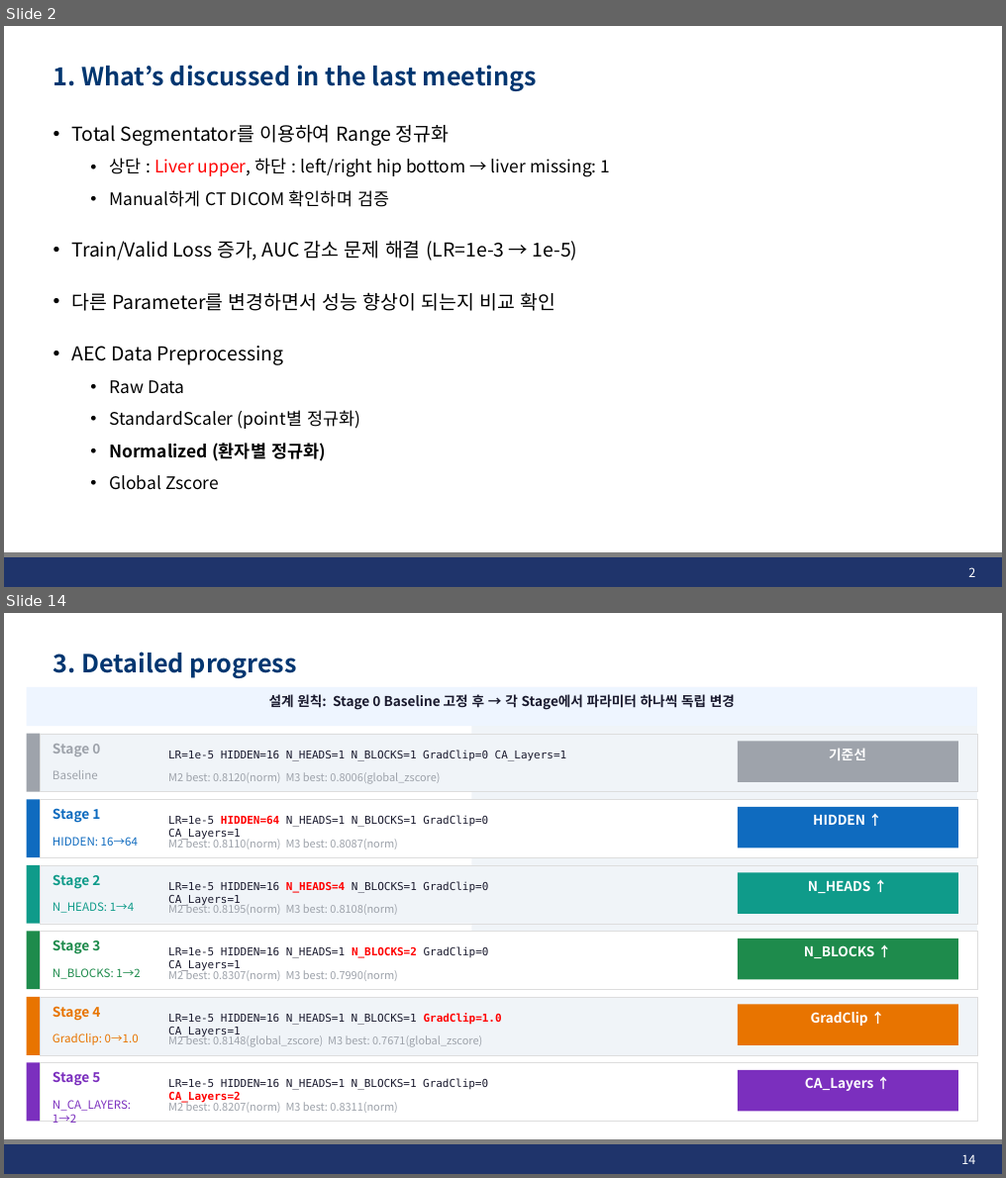
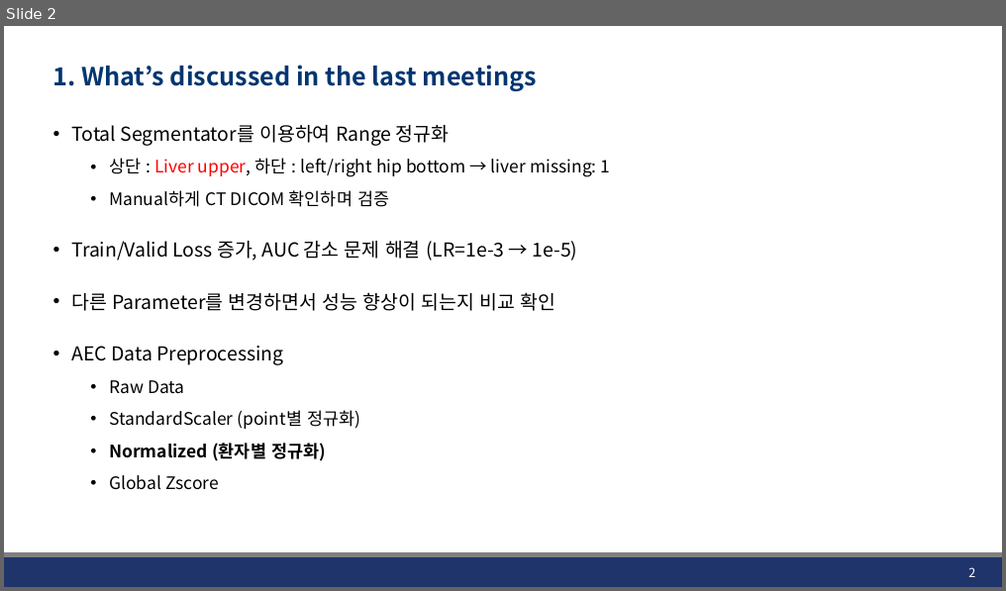
Before and after one commit to JHWannabe/2026-1_Study, a slide deck: 연구자료/260612_AEC_preprocessing.pptx. Shown one above the other, each under a label of ours: slides 2 and 14 before the commit, slide 2 after it; the slides between them are not shown. The pictures are 1006x1178 and 1006x591 pixels, drawn with LibreOffice and Linux fonts; fonts in the diff are those of the drawing; background and template pictures are left out. Boxes give left, top, right and bottom in pixels: in the first picture for what was removed or moved away, otherwise in the second. Text is boxed around its words. In the diff, an @@ line names an element or a change of style, - is before the commit and + after.

```diff
--- a/연구자료/260612_AEC_preprocessing.pptx
+++ b/연구자료/260612_AEC_preprocessing.pptx
@@ slide 14 removed at <box>4,613,1002,1174</box>, background #FFFFFF; not listed: 2 template elements that a slide beside it also shows @@
@@ title removed at <box>54,652,297,678</box> @@
-3. Detailed progress
@@ rectangle removed at <box>472,687,977,935</box> @@
@@ group removed at <box>27,687,977,1123</box>: 31 texts, 19 rectangles @@
-설계 원칙: Stage 0 Baseline 고정 후 → 각 Stage에서 파라미터 하나씩 독립 변경
-Stage 0
-Baseline
-LR=1e-5 HIDDEN=16 N_HEADS=1 N_BLOCKS=1 GradClip=0 CA_Layers=1
-M2 best: 0.8120(norm) M3 best: 0.8006(global_zscore)
-기준선
-Stage 1
-HIDDEN: 16→64
-LR=1e-5 HIDDEN=64 N_HEADS=1 N_BLOCKS=1 GradClip=0 CA_Layers=1
-M2 best: 0.8110(norm) M3 best: 0.8087(norm)
-HIDDEN ↑
-Stage 2
-N_HEADS: 1→4
-LR=1e-5 HIDDEN=16 N_HEADS=4 N_BLOCKS=1 GradClip=0 CA_Layers=1
-M2 best: 0.8195(norm) M3 best: 0.8108(norm)
-N_HEADS ↑
-Stage 3
-N_BLOCKS: 1→2
-LR=1e-5 HIDDEN=16 N_HEADS=1 N_BLOCKS=2 GradClip=0 CA_Layers=1
-M2 best: 0.8307(norm) M3 best: 0.7990(norm)
-N_BLOCKS ↑
-Stage 4
-GradClip: 0→1.0
-LR=1e-5 HIDDEN=16 N_HEADS=1 N_BLOCKS=1 GradClip=1.0 CA_Layers=1
-M2 best: 0.8148(global_zscore) M3 best: 0.7671(global_zscore)
-GradClip ↑
-Stage 5
-N_CA_LAYERS: 1→2
-LR=1e-5 HIDDEN=16 N_HEADS=1 N_BLOCKS=1 GradClip=0 CA_Layers=2
-M2 best: 0.8207(norm) M3 best: 0.8311(norm)
-CA_Layers ↑
@@ page number removed at <box>961,1156,975,1164</box> @@
-14
```
Also in this commit, not shown: 7 slides changed, 14 slides added, 6 other slides removed.
